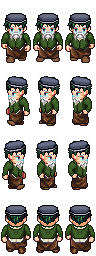
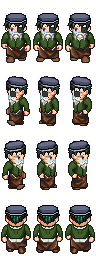
The second 96px x 256px image is a revision of the first. Changes to its layers:
showed "EyePatch By Tuomo Untinen", painted on it over [9, 24, 88, 98]
